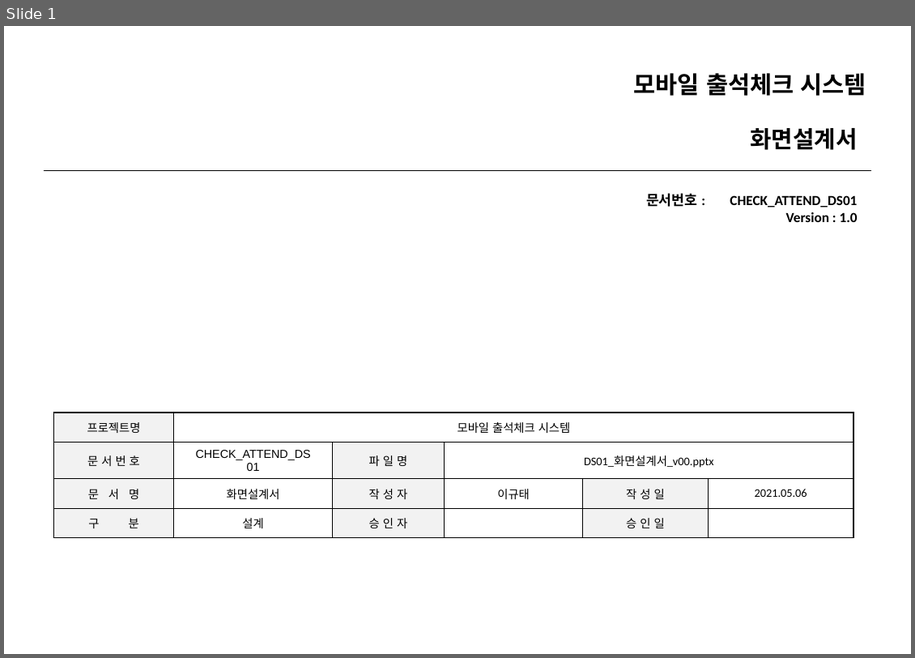
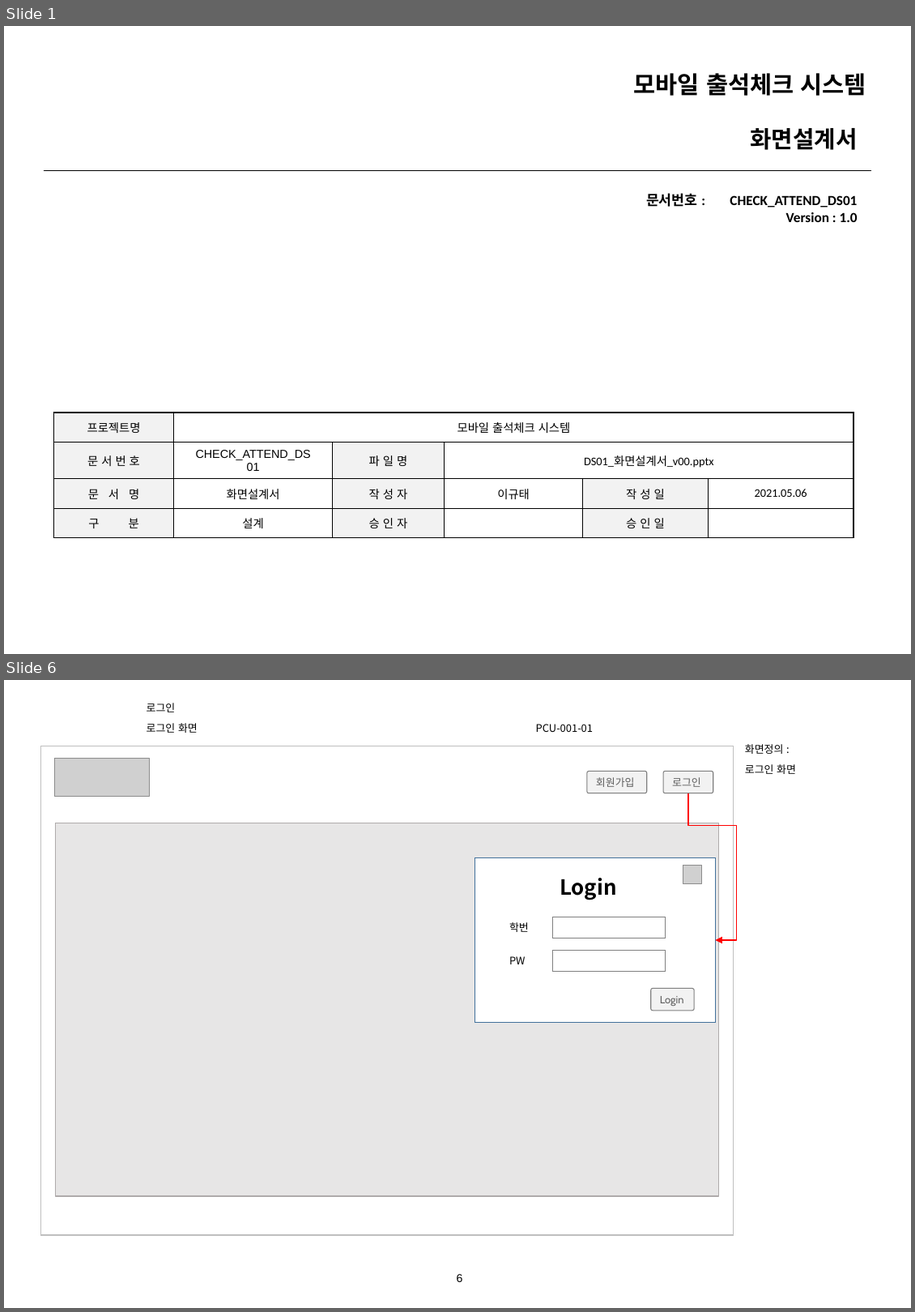
Before and after one commit to lgt9875/Idino-Project, a slide deck: DS02_화면설계서_v1.0.pptx. Shown one above the other, each under a label of ours: slide 1 before the commit, slides 1 and 6 after it; the slides between them are not shown. The pictures are 915x658 and 915x1312 pixels, drawn with LibreOffice and Linux fonts; fonts in the diff are those of the drawing; grey boxes stand for pictures; background and template pictures are left out. Boxes give left, top, right and bottom in pixels: in the first picture for what was removed or moved away, otherwise in the second. Text is boxed around its words. In the diff, an @@ line names an element or a change of style, - is before the commit and + after.

```diff
--- a/DS02_화면설계서_v1.0.pptx
+++ b/DS02_화면설계서_v1.0.pptx
@@ slide 6 added at box(4, 680, 911, 1308), background #FFFFFF @@
@@ text added at box(147, 703, 176, 712), 9 pt, text #000000 @@
+로그인
@@ text added at box(147, 723, 198, 733), 9 pt, text #000000 @@
+로그인 화면
@@ text added at box(536, 724, 593, 732), 9 pt, text #000000 @@
+PCU-001-01
@@ rectangle added at box(41, 746, 734, 1236), outline #BFBFBF 0.75 pt @@
@@ text added at box(745, 744, 796, 774), 9 pt, text #000000 @@
+화면정의 :
+로그인 화면
@@ picture added at box(54, 759, 150, 797) @@
@@ rounded rectangle added at box(587, 772, 646, 793), fill #F2F2F2, outline #808080 0.75 pt, 9 pt, text #5F5F5F @@
+회원가입
@@ rounded rectangle added at box(664, 772, 714, 793), fill #F2F2F2, outline #808080 0.75 pt, 9 pt, text #5F5F5F @@
+로그인
@@ elbow arrow added from (688, 793) to (716, 941), #FF0000 0.75 pt @@
@@ rectangle added at box(55, 823, 718, 1197), fill #E7E6E6, outline #AFABAB 1 pt @@
@@ rectangle added at box(475, 858, 716, 1023), fill #FFFFFF, outline #42719B 1 pt @@
@@ picture added at box(684, 865, 701, 883) @@
@@ text added at box(560, 878, 617, 900), 18 pt, text #000000, bold @@
+Login
@@ text added at box(509, 922, 529, 932), 9 pt, text #000000 @@
+학번
@@ rectangle added at box(553, 917, 666, 938), fill #FFFFFF, outline #808080 0.75 pt @@
@@ text added at box(509, 956, 526, 964), 9 pt, text #000000 @@
+PW
@@ rectangle added at box(553, 951, 666, 972), fill #FFFFFF, outline #808080 0.75 pt @@
@@ rounded rectangle added at box(651, 989, 695, 1010), fill #F2F2F2, outline #808080 0.75 pt, 9 pt, text #5F5F5F @@
+Login
@@ page number added at box(457, 1274, 463, 1282), 9.8 pt, text #000000 @@
+6
```
Also in this commit, not shown: 2 slides changed, 3 other slides added, 28 slides removed, 1 other file.
